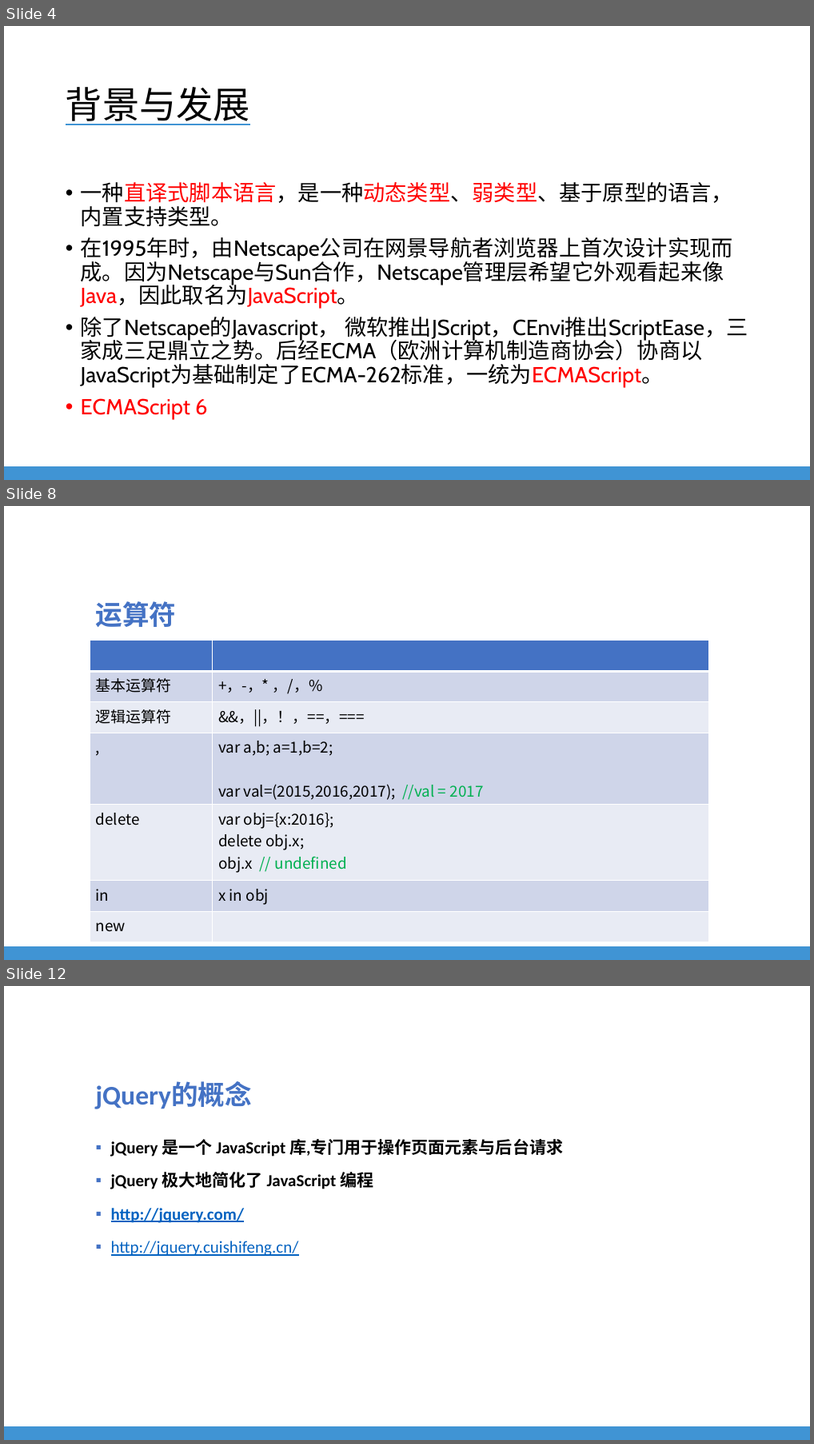
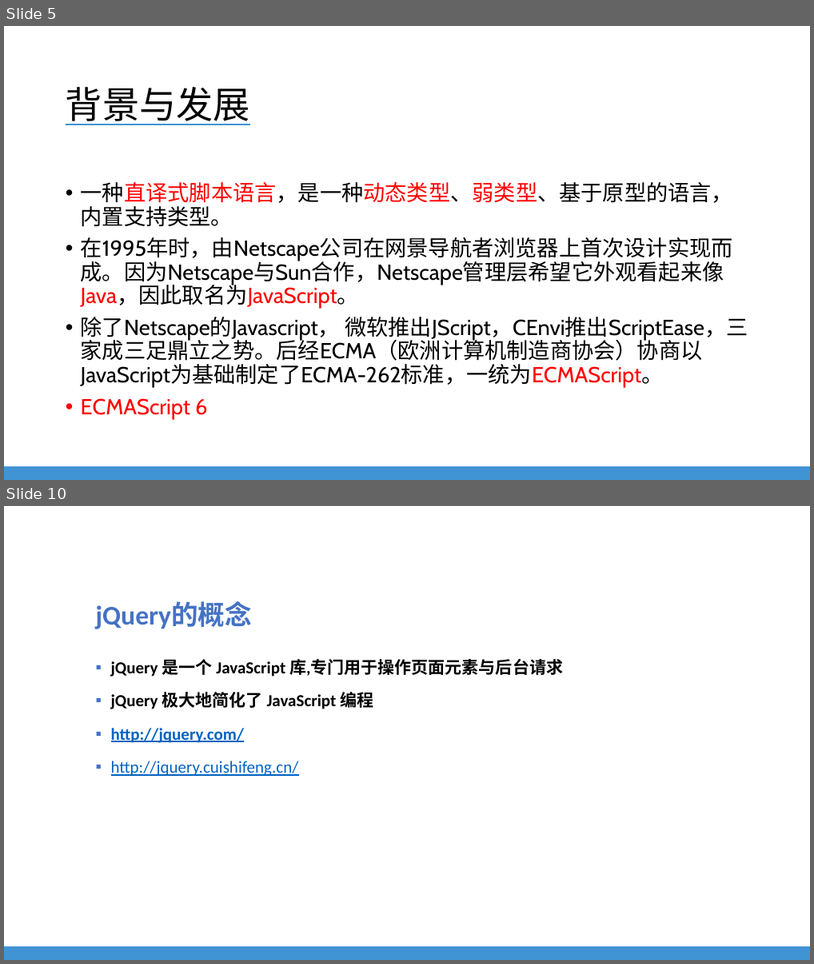
Before and after one commit to EverDoc/NLU, a slide deck: NLU Training - Javascript For QA.pptx. Shown one above the other, each under a label of ours: slides 4, 8 and 12 before the commit, slides 5 and 10 after it; the slides between them are not shown. The pictures are 814x1444 and 814x964 pixels, drawn with LibreOffice and Linux fonts; fonts in the diff are those of the drawing; background and template pictures are left out. Boxes give left, top, right and bottom in pixels: in the first picture for what was removed or moved away, otherwise in the second. Text is boxed around its words. In the diff, an @@ line names an element or a change of style, - is before the commit and + after.

```diff
--- a/NLU Training - Javascript For QA.pptx
+++ b/NLU Training - Javascript For QA.pptx
@@ slide 8 removed at [4,506,810,960], background #FFFFFF; not listed: 1 template element that a slide beside it also shows @@
@@ text removed at [96,601,177,627] @@
-运算符
@@ table removed at [90,640,710,935], 7 rows, 2 columns @@
- | 
-基本运算符 | +，-，* ，/，%
-逻辑运算符 | &&，||，！，==，===
-, | var a,b; a=1,b=2; / var val=(2015,2016,2017); //val = 2017
-delete | var obj={x:2016}; / delete obj.x; / obj.x // undefined
-in | x in obj
-new | 
@@ what was slide 4 is now slide 5 @@
@@ what was slide 12 is now slide 10 @@
```
Also in this commit, not shown: 4 slides changed, 3 slides added, 4 other slides removed, 1 other file.
